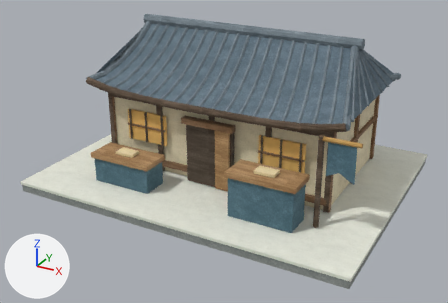
The glTF model apps/web/public/models/buildings/BLD_OFFICE.glb: old version first, new version second.
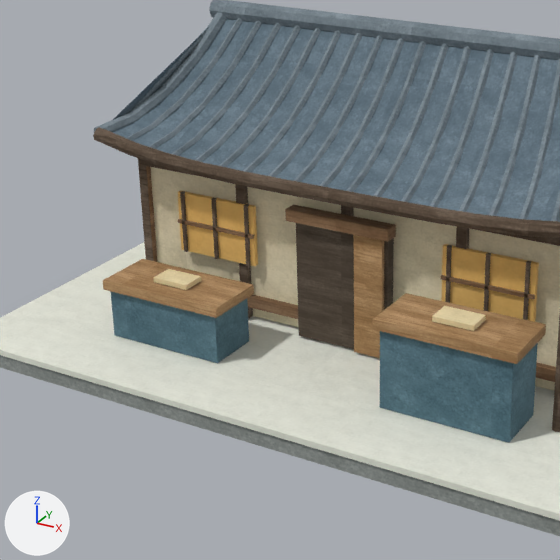
Each version appears first whole from a camera (50 mm lens) standing at (5.68, -10.76, 5.96) and looking at (-0.01, -0.42, 0.8), and next in a close-up on the part from 9% to 71% of the width and 5% to 96% of the height. Lighting does not change. The marker at lower left points along +X, +Y and +Z. The older version's two pictures come first.

Objects in the first close-up: 'BLD_OFFICE'.
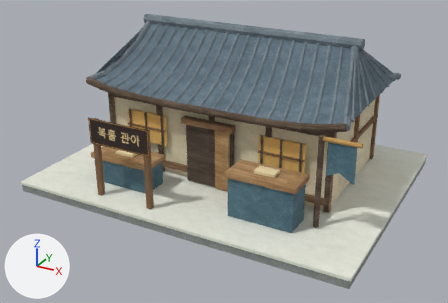
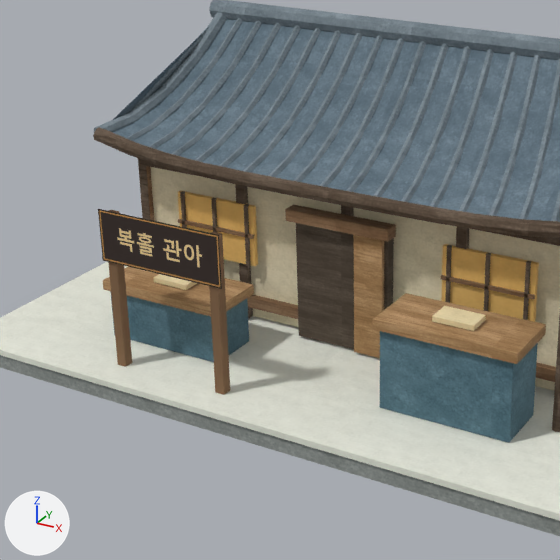
Changed parts and their boxes (x1, y1, x2, y2) in the close-ups (560 x 560 px):
```json
{"object": "복홀 관아 현판", "change": "added", "after": [98, 209, 230, 395], "faces in mat_복홀_관아_현판 (picture img_image_13)": [98, 209, 222, 289], "faces in mat_timber (picture img_image_1)": [108, 210, 230, 395]}
```

Scene script edits in JSON lines:
```json
{"op": "add", "block": "img_image_13", "code": ["img_image_13 = load_image('Image_13', '_unpacked/Image_13', 512, 192, 'sRGB')"]}
{"op": "add", "block": "mat_복홀_관아_현판", "code": ["mat_복홀_관아_현판 = principled_material('복홀 관아 현판')", "mat_복홀_관아_현판.texture = img_image_13", "mat_복홀_관아_현판.roughness = 1.0"]}
{"op": "add", "block": "me_관아_입구_현판", "code": ["me_관아_입구_현판 = bpy.data.meshes.new('관아 입구 현판')", "me_관아_입구_현판.from_pydata(...)  # 20 vertices, 18 faces; spans x -1.8..-0.44, y -2.42..-2.3, z 0.0..1.88", "# faces by material slot: [2, 16]", "me_관아_입구_현판.materials.append(mat_복홀_관아_현판)  # picture img_image_13", "me_관아_입구_현판.materials.append(mat_timber)  # picture img_image_1"]}
{"op": "add", "block": "ob_복홀_관아_현판", "code": ["ob_복홀_관아_현판 = bpy.data.objects.new('복홀 관아 현판', me_관아_입구_현판)", "ob_복홀_관아_현판.location = (0.0, 0.0, 0.0)"]}
```
